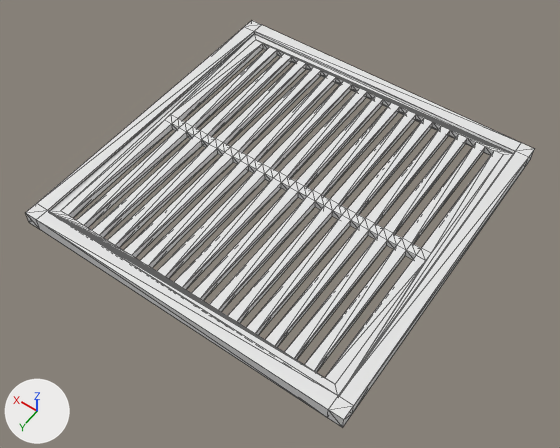
A saved change to the FBX model Space Terminator/Assets/Art Assets/Tiles/Floor Grill Split.fbx.
Before and after are seen from a camera (50 mm lens) standing at (-0.17, 12.09, 3.95) and looking at (1.68, 9.51, -0.11). Every picture has the same lights, and +X, +Y and +Z are marked at lower left. Mesh edges are drawn as thin lines. Where no turn or scale is listed for an object, it has been applied to the vertices.

In view in the first picture: 'Split Floor Grill'.
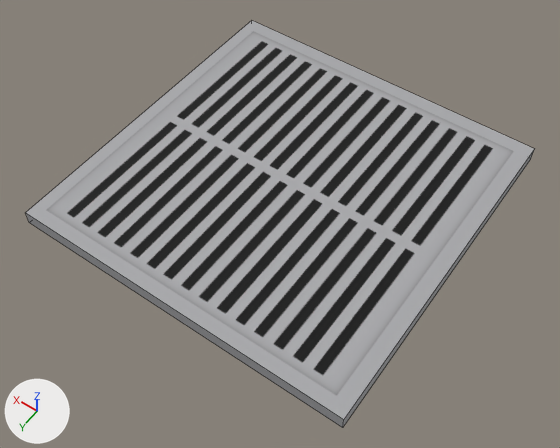
The newer file is also turned or shifted as a whole; pictures and numbers use the older file's frame.

Pixel boxes (x1, y1, x2, y2) of what changed, in the pictures (560 x 448 px):
part 1 of me_mesh, deleted: before (26, 21, 534, 428)

The change, as a diff of the scene's bpy script:
```diff
--- a/Space Terminator/Assets/Art Assets/Tiles/Floor Grill Split.fbx.py
+++ b/Space Terminator/Assets/Art Assets/Tiles/Floor Grill Split.fbx.py
@@ img_split_floor_grill009_textures_png @@
+img_split_floor_grill009_textures_png = load_image('Split Floor Grill009 Textures.png', 'Textures/Split Floor Grill009 Textures.png', 1024, 1024, 'sRGB')
@@ mat_material__566 @@
+mat_material__566 = principled_material('Material #566')
+mat_material__566.texture = img_split_floor_grill009_textures_png
+mat_material__566.roughness = 0.859
@@ me_mesh @@
 # used by ob_split_floor_grill; location = (1.75, 9.309, 0.0)
-me_mesh.from_pydata(...)  # 296 vertices, 708 faces; spans x -1.2..1.2, y -1.2..1.2, z 0.0..0.1
+me_mesh.from_pydata(...)  # 8 vertices, 6 faces; spans x -1.2..1.2, y -1.2..1.2, z 0.0..0.1
+# me_mesh part 1: 288 vertices removed from x -1.2..1.2, y -1.2..1.2, z 0.0..0.1
+me_mesh.materials.append(mat_material__566)  # picture img_split_floor_grill009_textures_png
```
